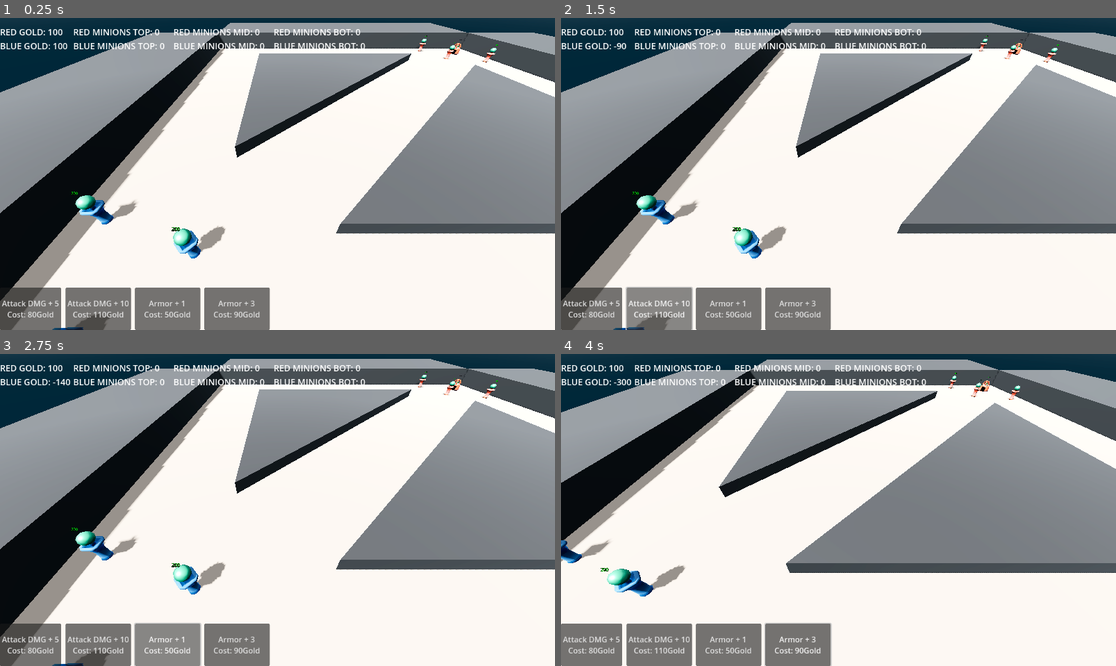
Above: before the commit, frames 1-4 (two rows, left to right).
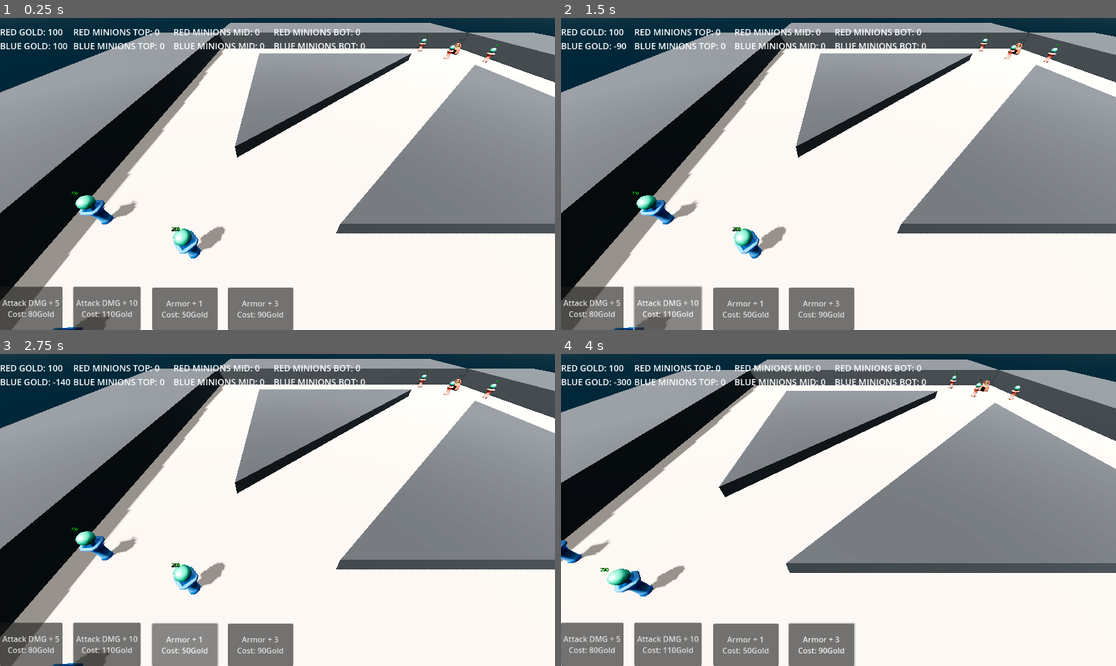
Above: after the commit, the same moments.

Repository: RadekGrzankowski/ChipsowyJam1
Game: Godot game, scene res://Scenes/Levels/wip_scene.tscn
Same seed, same stepped clock (60 frames per second), same inputs: the game is played once before the commit and once after it.
Inputs (mouse positions are in pixels of both pictures, inside the frame that each line leads up to):
- Up to frame 1 (0.25 s): no input
- Up to frame 2 (1.5 s): click "Attack DMG + 5 Cost: 80Gold" at 0.5 s; click "Attack DMG + 10 Cost: 110Gold" at 1.25 s
- Up to frame 3 (2.75 s): click "Armor + 1 Cost: 50Gold" at 2 s
- Up to frame 4 (4 s): click "Armor + 3 Cost: 90Gold" at 2.75 s; tap Enter at 3.5 s; move the mouse to (960, 494) at 3.52 s; hold Right (move_right) from 3.53 s (still down); tap Mouse wheel down (mwheeldown) at 3.6 s; click (960, 494) at 3.67 s

The runs differ from the first frame. In frame 1, 2.4% of the frame differs, in the area x 0-53%, y 85-100%; in frame 2, 2.4%; in frame 3, 2.4%; in frame 4, 2.4%, in the area x 0-54%, y 85-100%.

Commit message:
Mouse interaction with 3D world

Diff:
--- a/ChipsowyJam/Scenes/HUD.tscn
+++ b/ChipsowyJam/Scenes/HUD.tscn
@@ -56,33 +56,45 @@
 label_settings = SubResource("LabelSettings_tnijv")
 
 [node name="Attack5" type="Button" parent="GameUIManager/HUD"]
-offset_top = 560.0
-offset_right = 120.0
-offset_bottom = 648.0
+anchors_preset = 2
+anchor_top = 1.0
+anchor_bottom = 1.0
+offset_top = -90.0
+offset_right = 130.0
+grow_vertical = 0
 text = "Attack DMG + 5
 Cost: 80Gold"
 
 [node name="Attack10" type="Button" parent="GameUIManager/HUD"]
-offset_left = 136.0
-offset_top = 560.0
-offset_right = 263.0
-offset_bottom = 648.0
+anchors_preset = 2
+anchor_top = 1.0
+anchor_bottom = 1.0
+offset_left = 152.0
+offset_top = -90.0
+offset_right = 292.0
+grow_vertical = 0
 text = "Attack DMG + 10
 Cost: 110Gold"
 
 [node name="Armor1" type="Button" parent="GameUIManager/HUD"]
-offset_left = 280.0
-offset_top = 560.0
-offset_right = 416.0
-offset_bottom = 648.0
+anchors_preset = 2
+anchor_top = 1.0
+anchor_bottom = 1.0
+offset_left = 316.0
+offset_top = -88.0
+offset_right = 452.0
+grow_vertical = 0
 text = "Armor + 1
 Cost: 50Gold"
 
 [node name="Armor3" type="Button" parent="GameUIManager/HUD"]
-offset_left = 424.0
-offset_top = 560.0
-offset_right = 560.0
-offset_bottom = 648.0
+anchors_preset = 2
+anchor_top = 1.0
+anchor_bottom = 1.0
+offset_left = 473.0
+offset_top = -88.0
+offset_right = 609.0
+grow_vertical = 0
 text = "Armor + 3
 Cost: 90Gold"
 
--- /dev/null
+++ b/ChipsowyJam/Scenes/Levels/Camera3D.gd
@@ -0,0 +1,17 @@
+extends Camera3D
+
+var mouse: Vector2
+
+func _input(event):
+	if event is InputEventMouse:
+		mouse = event.position
+	if event is InputEventMouseButton and event.is_pressed():
+		if event.button_index == MOUSE_BUTTON_LEFT:
+			select_node()
+
+func select_node():
+	var worldspace = get_world_3d().direct_space_state
+	var start = project_ray_origin(mouse)
+	var end = project_position(mouse, 1000)
+	var result = worldspace.intersect_ray(PhysicsRayQueryParameters3D.create(start, end))
+	print(result)
--- a/ChipsowyJam/Scenes/Levels/wip_scene.tscn
+++ b/ChipsowyJam/Scenes/Levels/wip_scene.tscn
@@ -1,8 +1,9 @@
-[gd_scene load_steps=7 format=3 uid="uid://dujs37qsrm41c"]
+[gd_scene load_steps=8 format=3 uid="uid://dujs37qsrm41c"]
 
 [ext_resource type="Script" path="res://Scripts/camera_movement.gd" id="1_80gvj"]
-[ext_resource type="PackedScene" uid="uid://vi0aftyh1au0" path="res://Scenes/Assets/terrain.tscn" id="1_gwcpw"]
+[ext_resource type="PackedScene" uid="uid://vi0aftyh1au0" path="res://Scenes/Assets/Terrain.tscn" id="1_gwcpw"]
 [ext_resource type="PackedScene" uid="uid://0cdht6xykwu7" path="res://Scenes/HUD.tscn" id="2_qn11f"]
+[ext_resource type="Script" path="res://Scenes/Levels/Camera3D.gd" id="4_rci3m"]
 
 [sub_resource type="ProceduralSkyMaterial" id="ProceduralSkyMaterial_trv5t"]
 sky_top_color = Color(0.764706, 0.827451, 0.917647, 1)
@@ -44,6 +45,7 @@
 current = true
 fov = 80.0
 near = 1.916
+script = ExtResource("4_rci3m")
 
 [node name="DirectionalLight3D" type="DirectionalLight3D" parent="."]
 transform = Transform3D(0.875137, -0.219537, -0.431206, 0.482832, 0.454673, 0.748429, 0.0317494, -0.863178, 0.503901, 0.00286484, 0.0375671, -0.040123)
--- a/ChipsowyJam/Scripts/camera_movement.gd
+++ b/ChipsowyJam/Scripts/camera_movement.gd
@@ -2,9 +2,6 @@
 
 @export var movement_speed = 25
 @export var camera: Camera3D
-# Called when the node enters the scene tree for the first time.
-func _ready():
-	pass # Replace with function body.
 
 # Called every frame. 'delta' is the elapsed time since the previous frame.
 func _process(delta):
